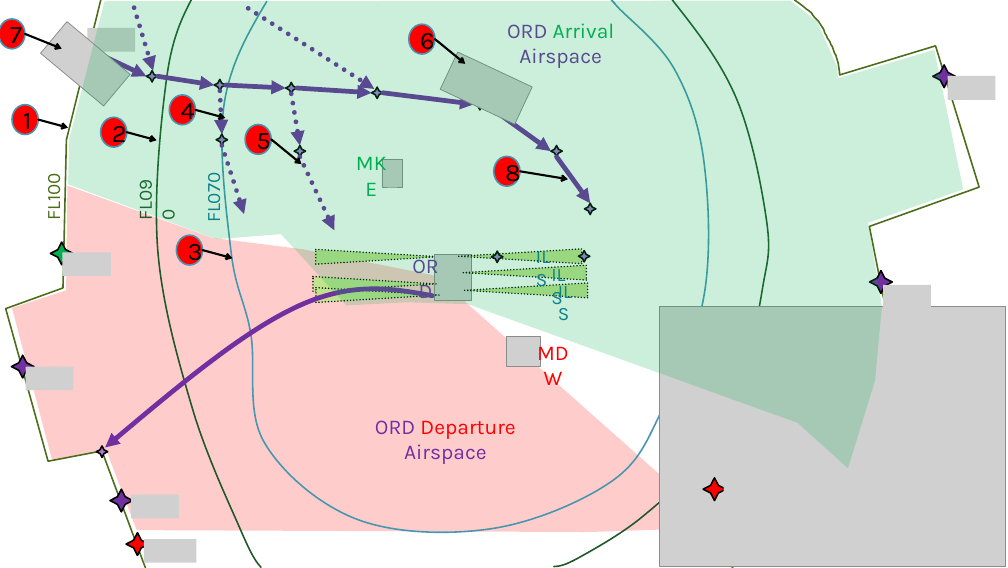
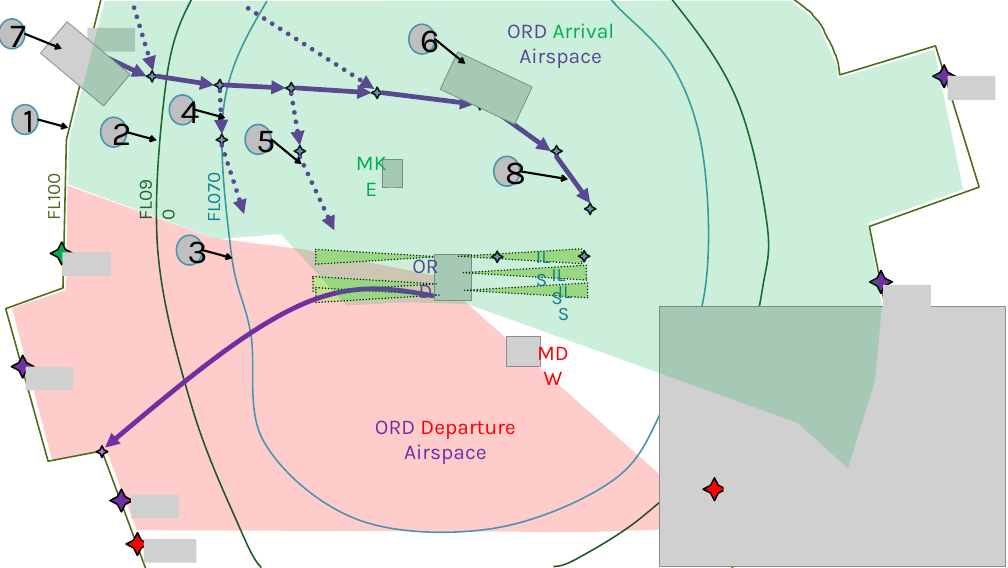
Before and after one commit to dtbinh/AnytimeCPS2015, a slide deck: slide 1 of Pubs/ICCPS2017/figures/ATC_Example.pptx. Drawn at 1008x568 pixels with LibreOffice and Linux fonts; fonts in the diff are those of the drawing; grey boxes stand for pictures. Boxes give left, top, right and bottom in pixels: in the first picture for what was removed or moved away, otherwise in the second. Text is boxed around its words. In the diff, an @@ line names an element or a change of style, - is before the commit and + after.

```diff
--- a/Pubs/ICCPS2017/figures/ATC_Example.pptx
+++ b/Pubs/ICCPS2017/figures/ATC_Example.pptx
@@ size 24 to 32 pt; fill #FF0000 to #BFBFBF in 8 elements at (12,105,39,134), (101,117,127,147), (177,236,203,265), (409,24,435,54), (169,95,196,124), (245,124,271,154), (493,156,520,186), (0,19,25,49) @@
```
Also in this commit, not shown: 1 other file.
